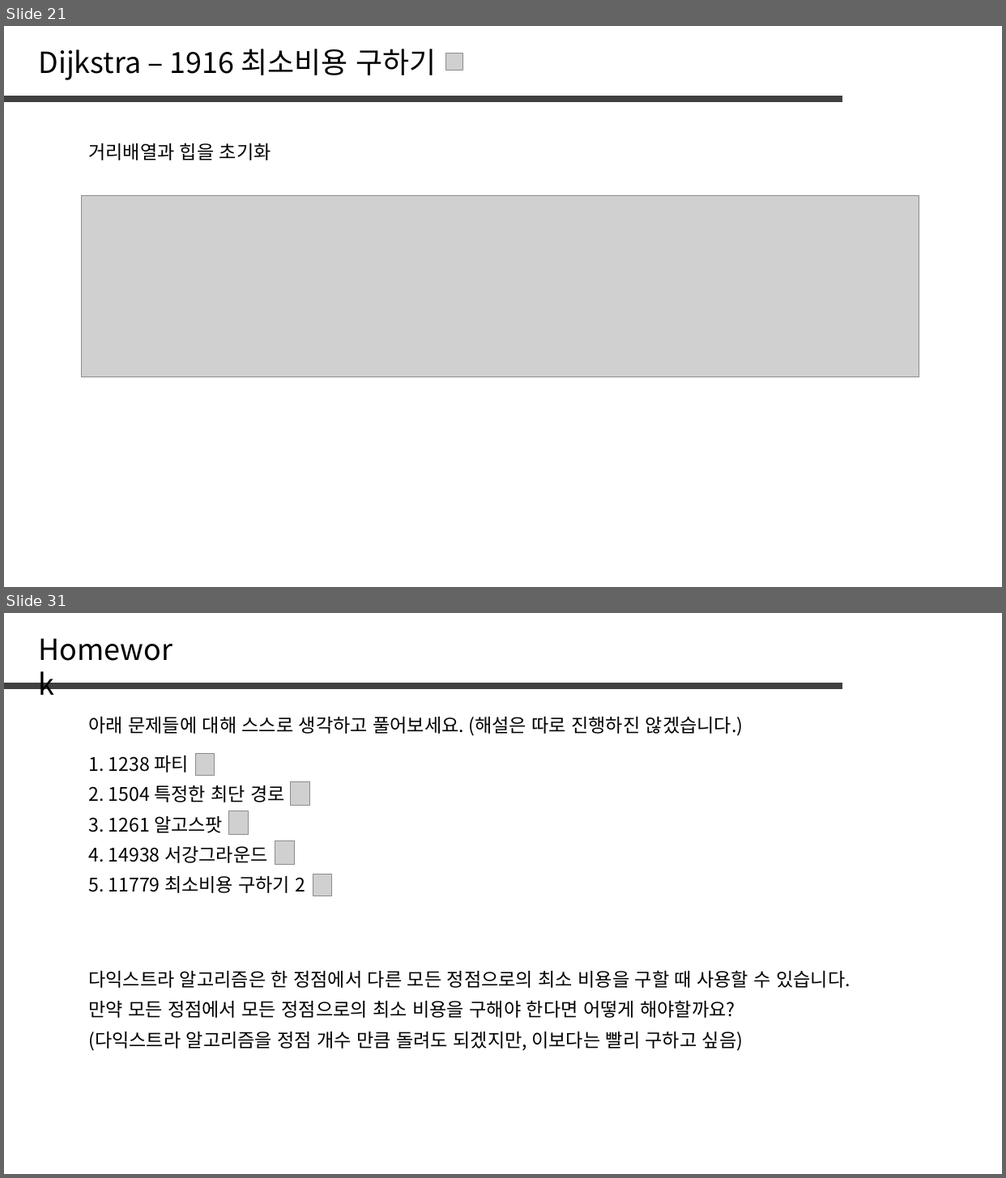
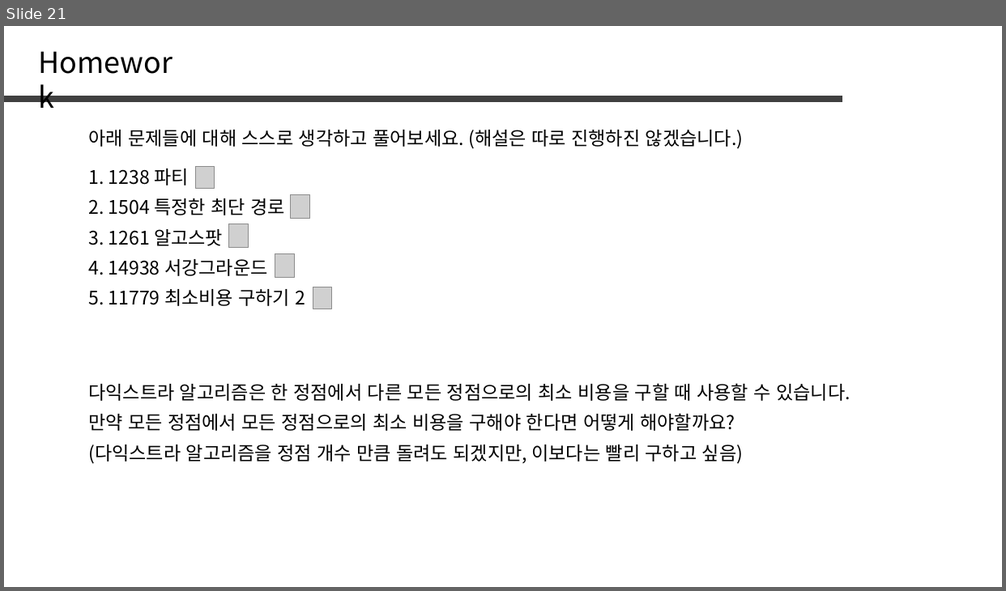
Before and after one commit to jaehoo1/PS-study, a slide deck: study/14_Minimum Spanning Tree, Kruskal.pptx. Shown one above the other, each under a label of ours: slides 21 and 31 before the commit, slide 21 after it; the slides between them are not shown. The pictures are 1006x1178 and 1006x591 pixels, drawn with LibreOffice and Linux fonts; fonts in the diff are those of the drawing; grey boxes stand for pictures. Boxes give left, top, right and bottom in pixels: in the first picture for what was removed or moved away, otherwise in the second. Text is boxed around its words. In the diff, an @@ line names an element or a change of style, - is before the commit and + after.

```diff
--- a/study/14_Minimum Spanning Tree, Kruskal.pptx
+++ b/study/14_Minimum Spanning Tree, Kruskal.pptx
@@ slide 21 removed at bbox=[4, 26, 1002, 587], background #FFFFFF @@
@@ text removed at bbox=[39, 49, 437, 80] @@
-Dijkstra – 1916 최소비용 구하기
@@ picture removed at bbox=[446, 54, 463, 71] @@
@@ line removed from (4, 99) to (842, 99) @@
@@ text removed at bbox=[88, 143, 271, 160] @@
-거리배열과 힙을 초기화
@@ picture removed at bbox=[81, 195, 919, 377] @@
@@ what was slide 31 is now slide 21 @@
```
Also in this commit, not shown: 2 slides changed, 12 slides added, 21 other slides removed.
